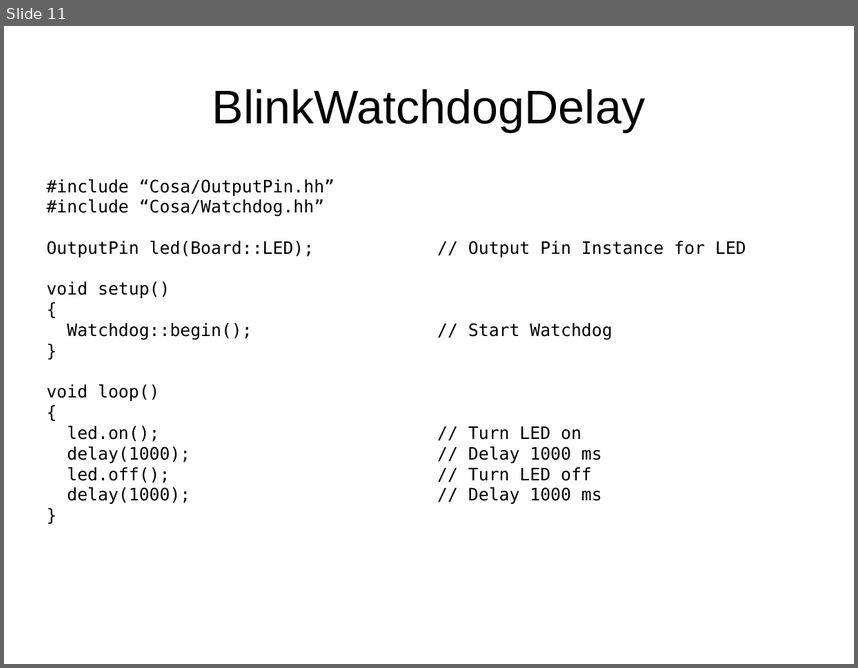
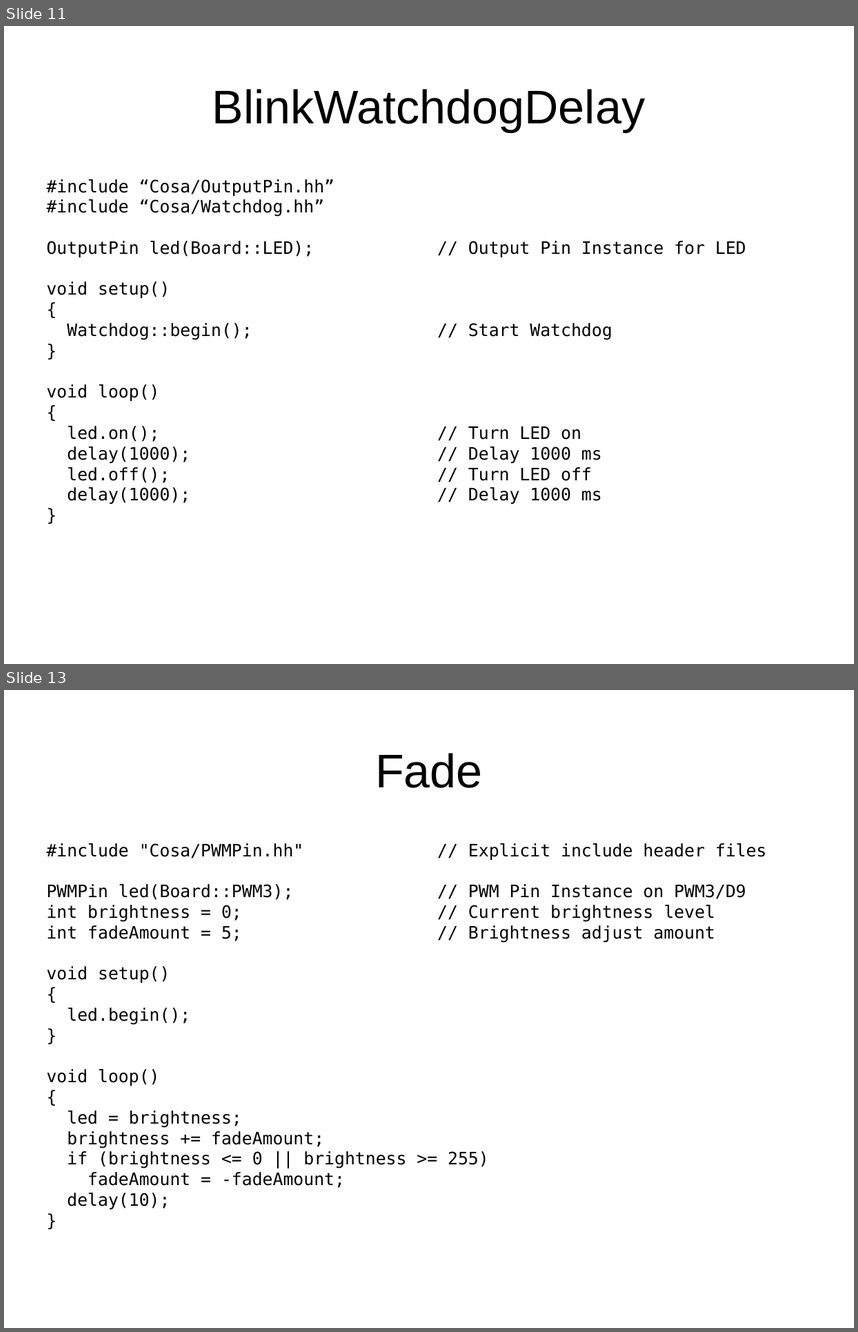
Before and after one commit to mikaelpatel/Cosa-Dolce, a slide deck: Lessons/00.Arduino-examples/01.Basics/Basics.odp. Shown one above the other, each under a label of ours: slide 11 before the commit, slides 11 and 13 after it; the slides between them are not shown. The pictures are 858x668 and 858x1332 pixels, drawn with LibreOffice and Linux fonts; fonts in the diff are those of the drawing. Boxes give left, top, right and bottom in pixels: in the first picture for what was removed or moved away, otherwise in the second. Text is boxed around its words. In the diff, an @@ line names an element or a change of style, - is before the commit and + after.

```diff
--- a/Lessons/00.Arduino-examples/01.Basics/Basics.odp
+++ b/Lessons/00.Arduino-examples/01.Basics/Basics.odp
@@ slide 13 added at [4,690,854,1328], background #FFFFFF @@
@@ title added at [375,753,483,788], 44 pt, text #000000 @@
+Fade
@@ text added at [47,843,767,1210], 16 pt, text #000000 @@
+#include "Cosa/PWMPin.hh" // Explicit include header files
+PWMPin led(Board::PWM3); // PWM Pin Instance on PWM3/D9
+int brightness = 0; // Current brightness level
+int fadeAmount = 5; // Brightness adjust amount
+void setup()
+{
+led.begin();
+}
+void loop()
+{
+led = brightness;
+brightness += fadeAmount;
+if (brightness <= 0 || brightness >= 255)
+fadeAmount = -fadeAmount;
+delay(10);
+}
```
Also in this commit, not shown: 1 slide changed, 2 other slides added, 3 other files.
